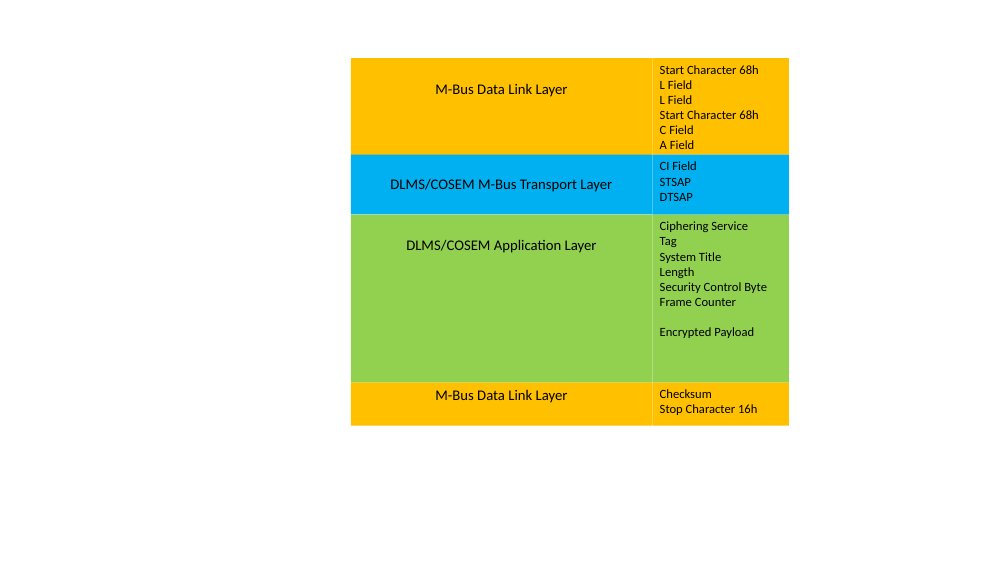
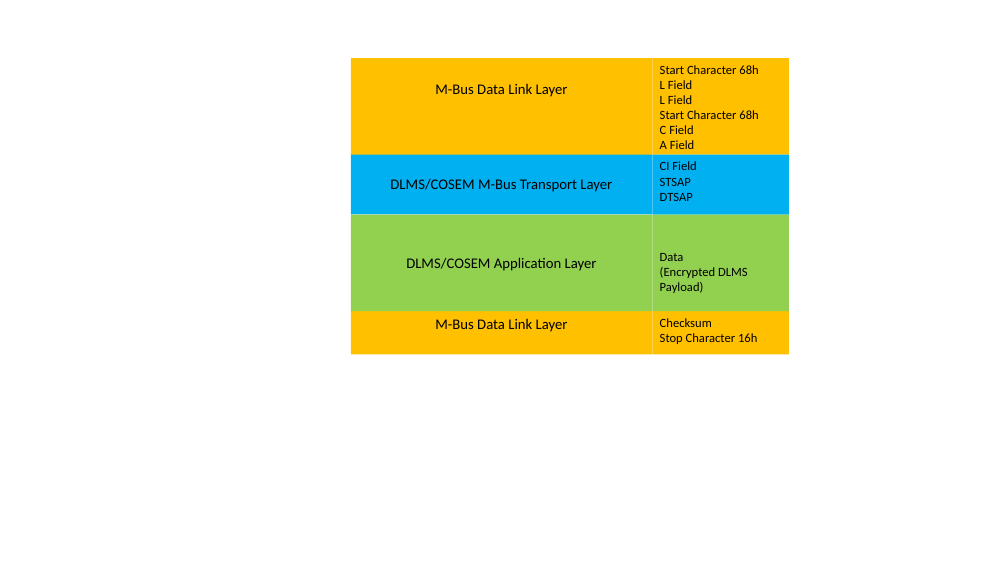
Before and after one commit to fneur/smart-meter-tirol, a slide deck: slide 1 of doc/pics/Frame_Struktur.pptx. Drawn at 1008x567 pixels with LibreOffice and Linux fonts; fonts in the diff are those of the drawing. Boxes give left, top, right and bottom in pixels: in the first picture for what was removed or moved away, otherwise in the second. Text is boxed around its words. In the diff, an @@ line names an element or a change of style, - is before the commit and + after.

```diff
--- a/doc/pics/Frame_Struktur.pptx
+++ b/doc/pics/Frame_Struktur.pptx
@@ rectangle "DLMS/COSEM Application Layer" resized from (x1=351, y1=215, x2=653, y2=383) to (x1=351, y1=215, x2=653, y2=312) @@
@@ rectangle resized from (x1=653, y1=215, x2=789, y2=383) to (x1=653, y1=215, x2=789, y2=312) @@
@@ text at (x1=660, y1=253, x2=748, y2=293): text changed @@
-Ciphering Service
-Tag
-System Title
-Length
-Security Control Byte
-Frame Counter
-Encrypted Payload
+Data
+(Encrypted DLMS Payload)
@@ 2 rectangles, 1 text moved together from (x1=351, y1=383, x2=789, y2=426) to (x1=351, y1=312, x2=789, y2=355) @@
```
Also in this commit, not shown: 5 other files.
